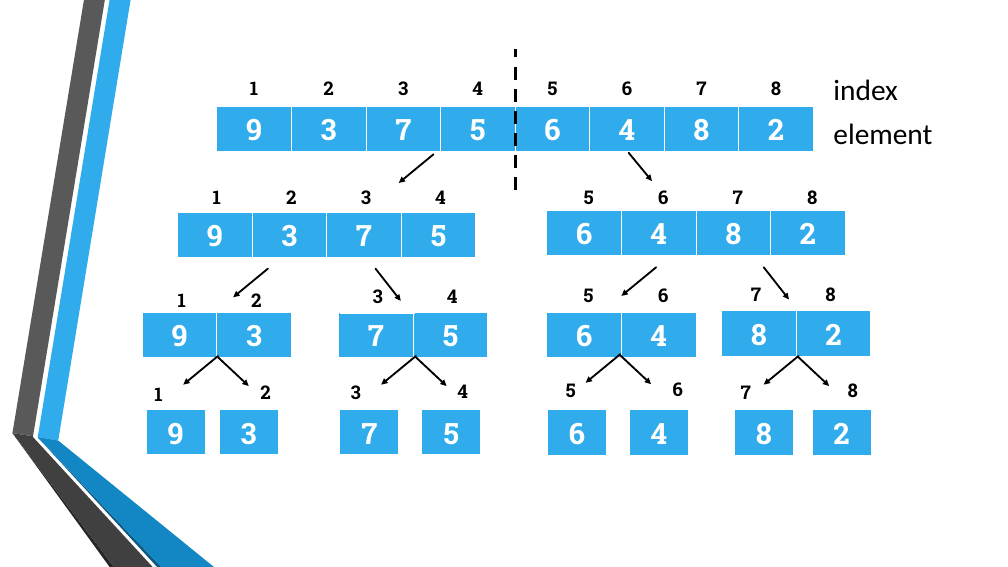
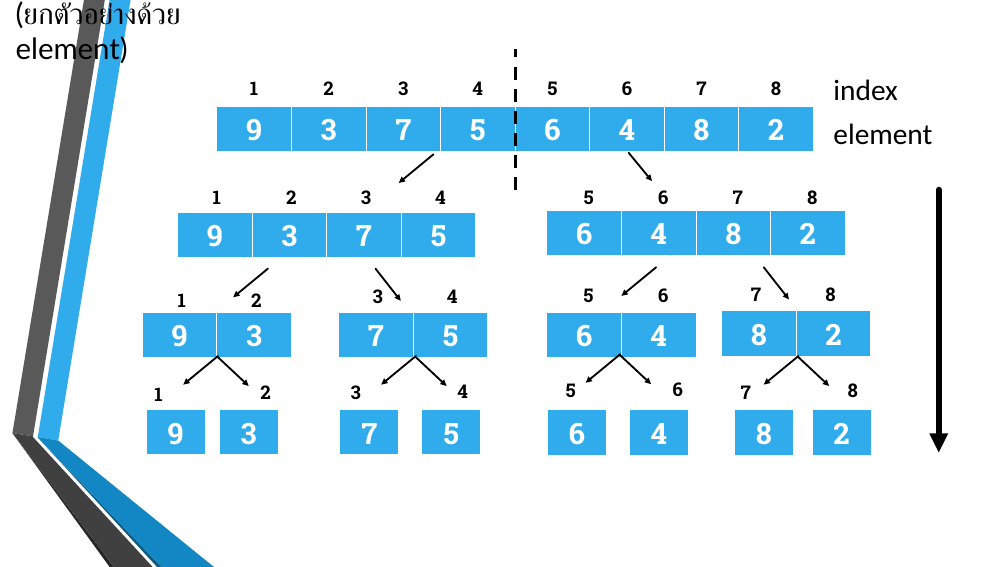
Before and after one commit to billowdev/report-external-sorted, a slide deck: slide 15 of external_merge.pptx (slide 17 before the commit). Drawn at 1008x567 pixels with LibreOffice and Linux fonts; fonts in the diff are those of the drawing; background and template pictures are left out. Boxes give left, top, right and bottom in pixels: in the first picture for what was removed or moved away, otherwise in the second. Text is boxed around its words. In the diff, an @@ line names an element or a change of style, - is before the commit and + after.

```diff
--- a/external_merge.pptx
+++ b/external_merge.pptx
@@ text added at [16, 1, 180, 65], 28 pt, text #000000 @@
+(ยกตัวอย่างด้วย element)
@@ arrow added from (939, 190) to (939, 452), #000000 6 pt @@
```
Also in this commit, not shown: 8 other slides changed, 12 slides added, 3 slides removed, 4 other files.
